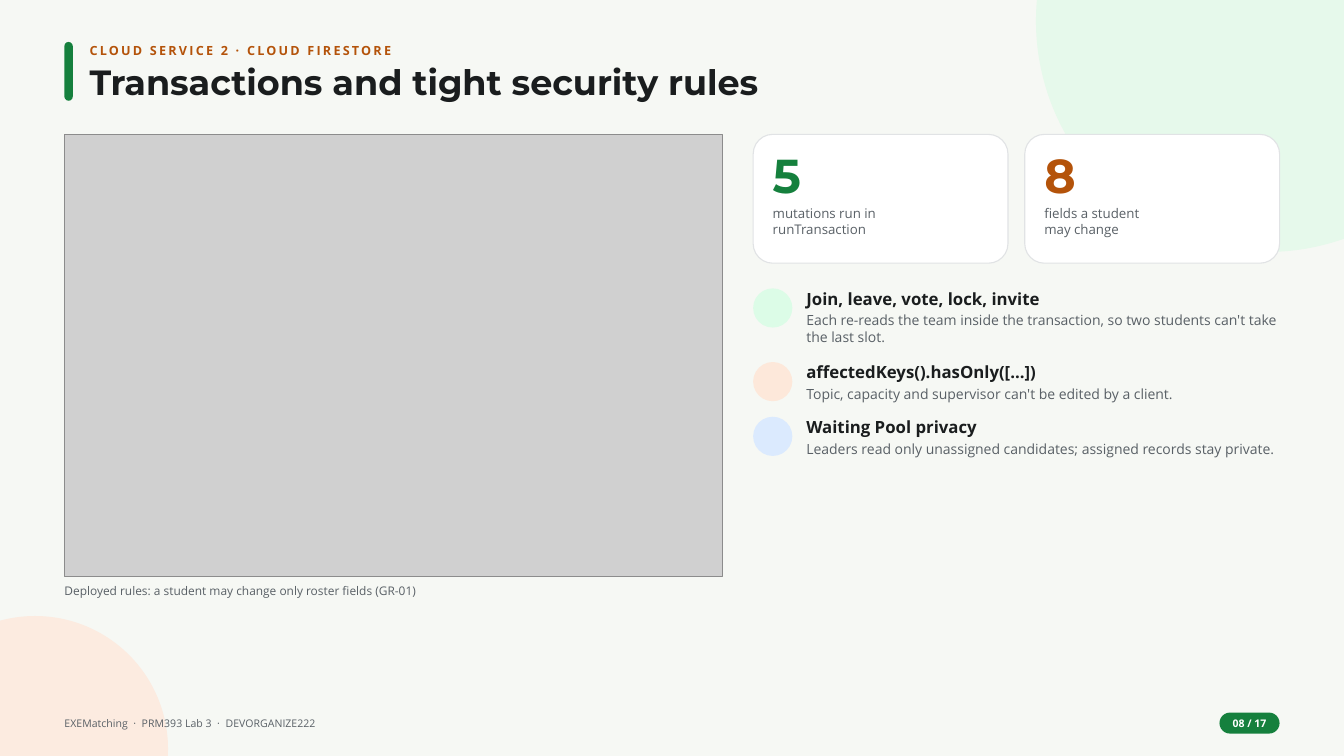
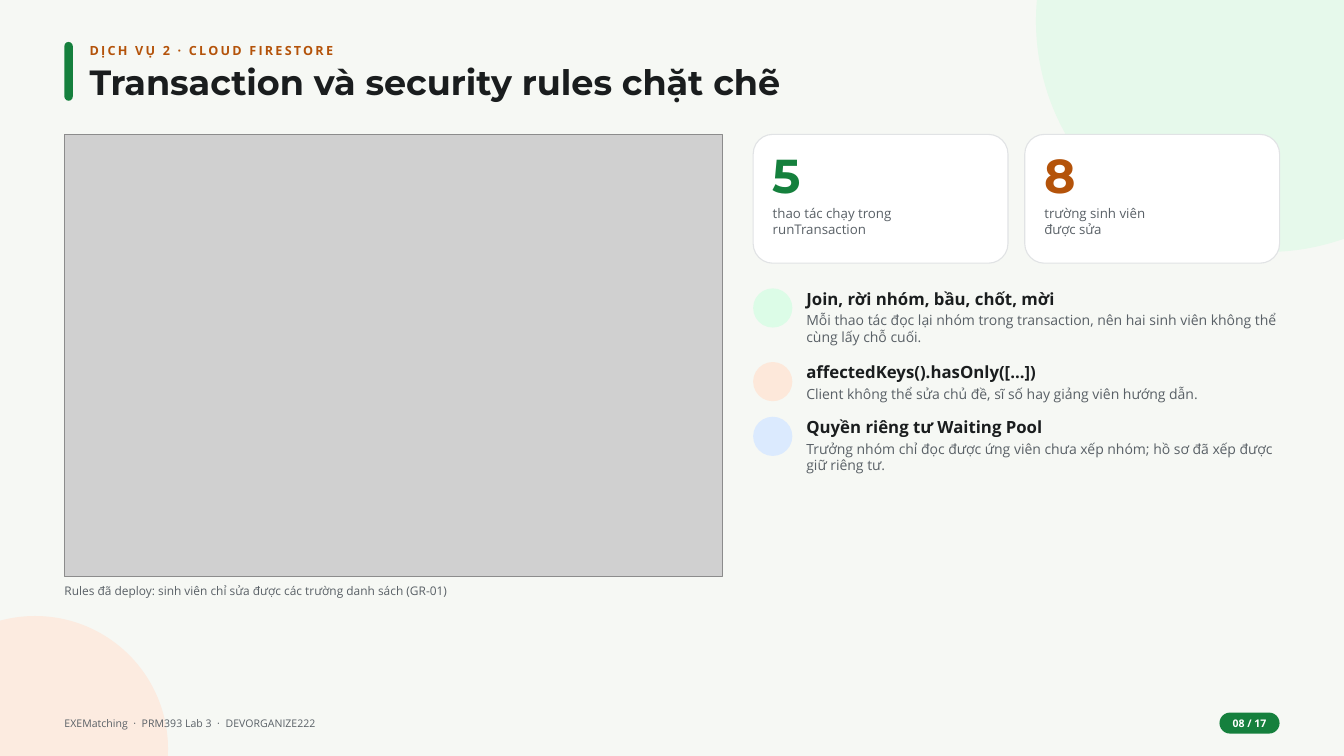
Before and after one commit to DEVORGANIZE222/Lab3_Cloud-Enabled_Mobile_App, a slide deck: slide 8 of slides/Lab03_DEVORGANIZE222_slides.pptx. Drawn at 1344x756 pixels with LibreOffice and Linux fonts; fonts in the diff are those of the drawing; grey boxes stand for pictures; background and template pictures are left out. Boxes give left, top, right and bottom in pixels: in the first picture for what was removed or moved away, otherwise in the second. Text is boxed around its words. In the diff, an @@ line names an element or a change of style, - is before the commit and + after.

```diff
--- a/slides/Lab03_DEVORGANIZE222_slides.pptx
+++ b/slides/Lab03_DEVORGANIZE222_slides.pptx
@@ text at <box>90,46,333,58</box>: text changed @@
-CLOUD SERVICE 2 · CLOUD FIRESTORE
+DỊCH VỤ 2 · CLOUD FIRESTORE
@@ text at <box>90,67,780,103</box>: text changed @@
-Transactions and tight security rules
+Transaction và security rules chặt chẽ
@@ text at <box>773,208,891,221</box>: text changed @@
-mutations run in
+thao tác chạy trong
@@ text at <box>1044,208,1146,236</box>: text changed @@
-fields a student
-may change
+trường sinh viên
+được sửa
@@ text at <box>806,291,1054,309</box>: text changed @@
-Join, leave, vote, lock, invite
+Join, rời nhóm, bầu, chốt, mời
@@ text at <box>806,313,1276,346</box>: text changed @@
-Each re-reads the team inside the transaction, so two students can't take the last slot.
+Mỗi thao tác đọc lại nhóm trong transaction, nên hai sinh viên không thể cùng lấy chỗ cuối.
@@ text at <box>806,386,1198,403</box>: text changed @@
-Topic, capacity and supervisor can't be edited by a client.
+Client không thể sửa chủ đề, sĩ số hay giảng viên hướng dẫn.
@@ text at <box>806,419,1042,437</box>: text changed @@
-Waiting Pool privacy
+Quyền riêng tư Waiting Pool
@@ text at <box>806,442,1273,474</box>: text changed @@
-Leaders read only unassigned candidates; assigned records stay private.
+Trưởng nhóm chỉ đọc được ứng viên chưa xếp nhóm; hồ sơ đã xếp được giữ riêng tư.
@@ text at <box>64,585,447,598</box>: text changed @@
-Deployed rules: a student may change only roster fields (GR-01)
+Rules đã deploy: sinh viên chỉ sửa được các trường danh sách (GR-01)
```
Also in this commit, not shown: 14 other slides changed, 2 slides added, 2 slides removed.
